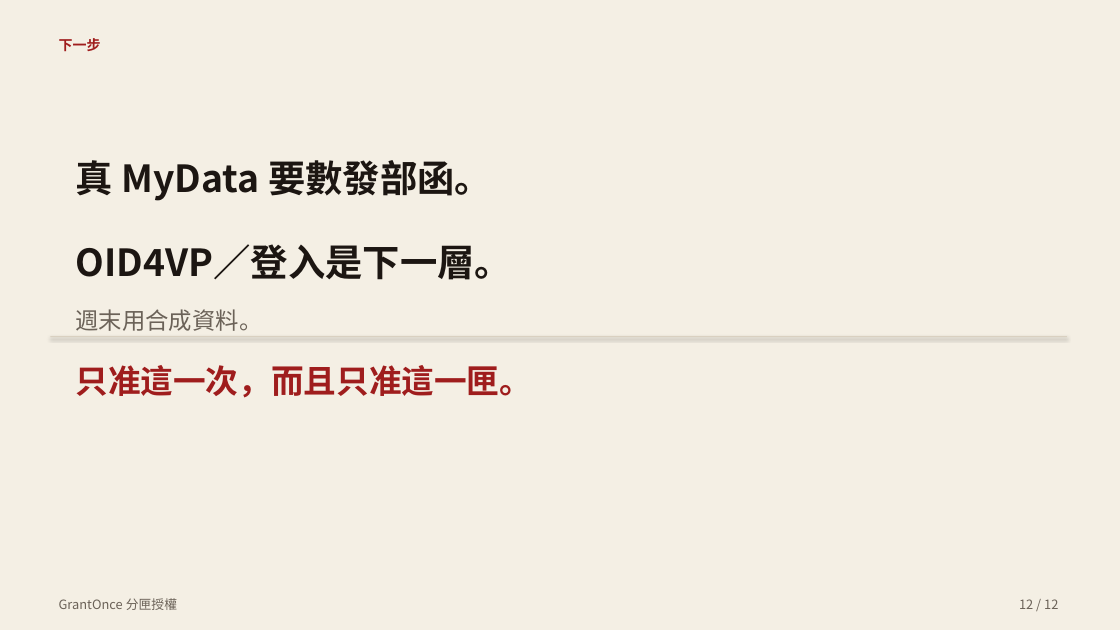
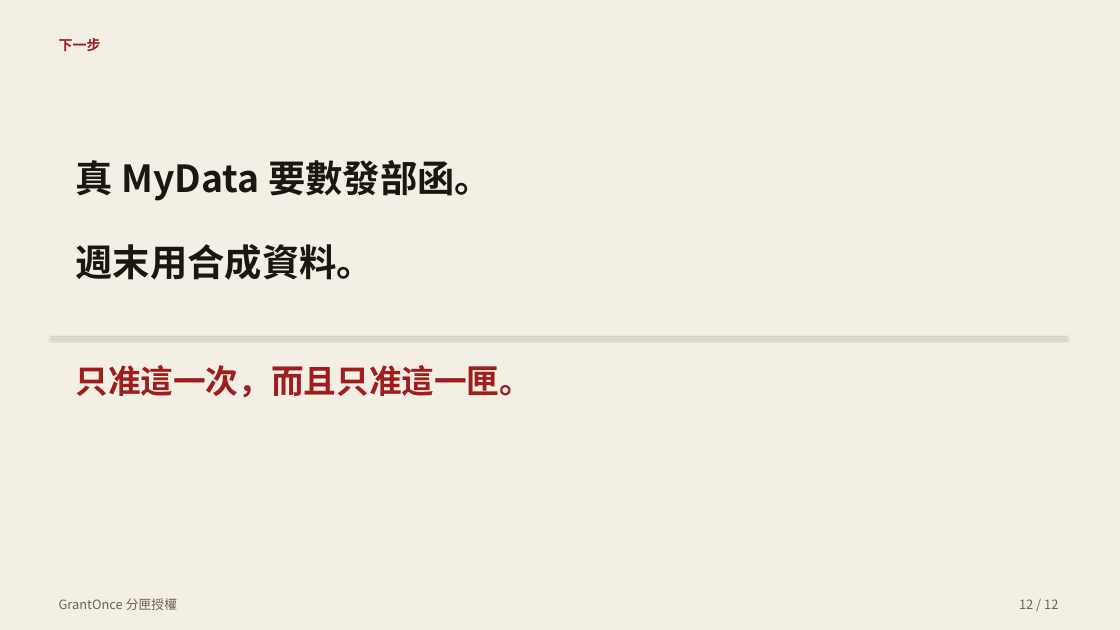
Before and after one commit to do0x0ob/GrantOnce, a slide deck: slide 12 of pitch/GrantOnce.pptx. Drawn at 1120x630 pixels with LibreOffice and Linux fonts; fonts in the diff are those of the drawing. Boxes give left, top, right and bottom in pixels: in the first picture for what was removed or moved away, otherwise in the second. Text is boxed around its words. In the diff, an @@ line names an element or a change of style, - is before the commit and + after.

```diff
--- a/pitch/GrantOnce.pptx
+++ b/pitch/GrantOnce.pptx
@@ text "週末用合成資料。" moved from (x1=75, y1=309, x2=262, y2=331) to (x1=75, y1=244, x2=374, y2=280) @@
@@ text "週末用合成資料。" at (x1=75, y1=244, x2=374, y2=280): size 20 to 32 pt, text colour #6B6258 to #1C1612, bold on @@
@@ text removed at (x1=75, y1=244, x2=512, y2=280) @@
-OID4VP／登入是下一層。
```
Also in this commit, not shown: 3 other slides changed, 12 other files.
